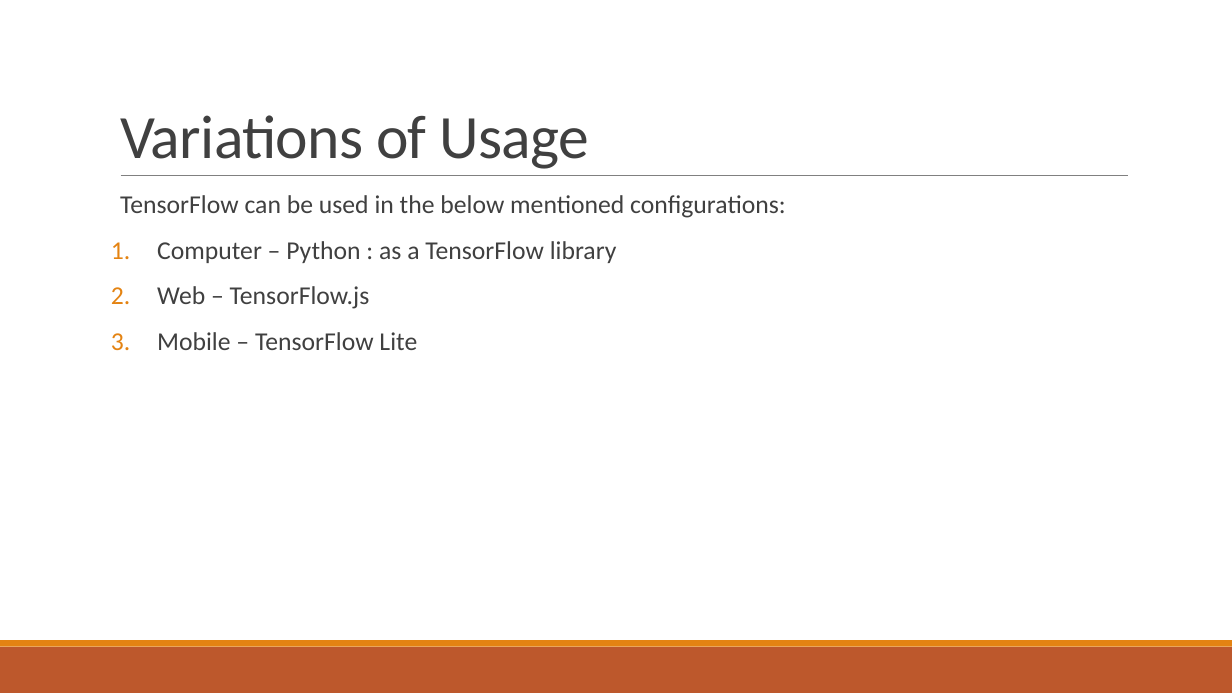
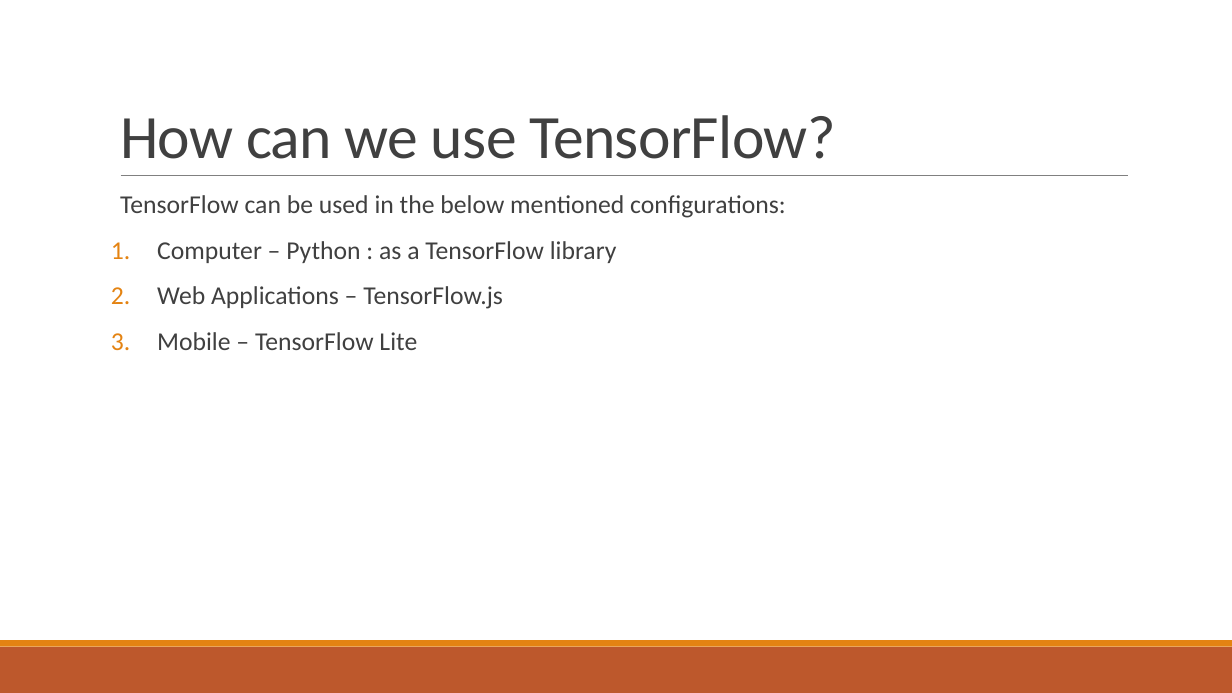
Before and after one commit to agx01/tf_presentation, a slide deck: slide 3 of Tensorflow_presentation.pptx. Drawn at 1232x693 pixels with LibreOffice and Linux fonts; fonts in the diff are those of the drawing. Boxes give left, top, right and bottom in pixels: in the first picture for what was removed or moved away, otherwise in the second. Text is boxed around its words. In the diff, an @@ line names an element or a change of style, - is before the commit and + after.

```diff
--- a/Tensorflow_presentation.pptx
+++ b/Tensorflow_presentation.pptx
@@ title at (120,115,835,159): text changed @@
-Variations of Usage
+How can we use TensorFlow?
@@ text at (157,286,503,309): text changed @@
-2. Web – TensorFlow.js
+2. Web Applications – TensorFlow.js
```
Also in this commit, not shown: 2 other slides changed, 12 slides added, 2 slides removed, 7 other files.
